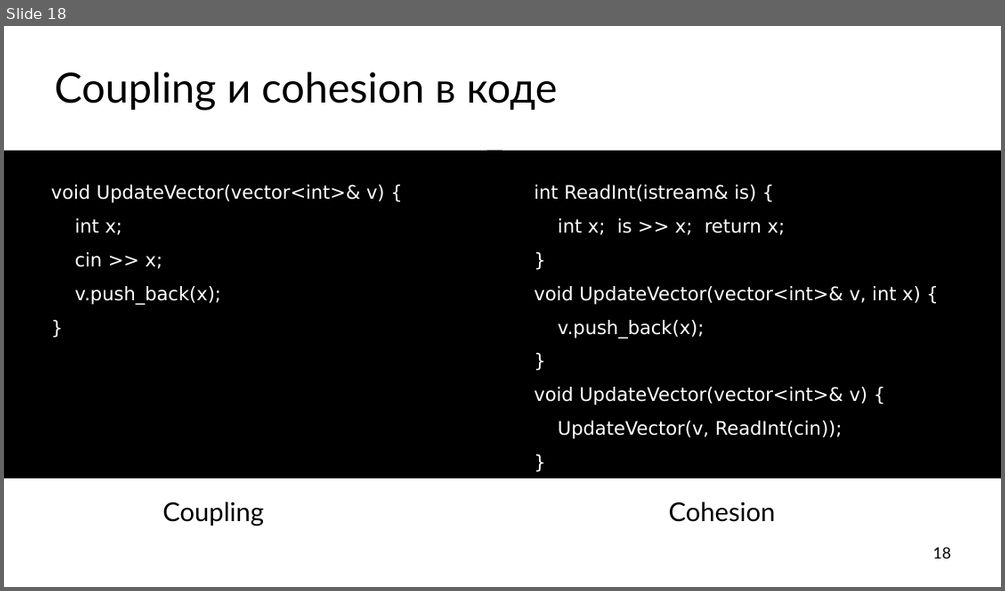
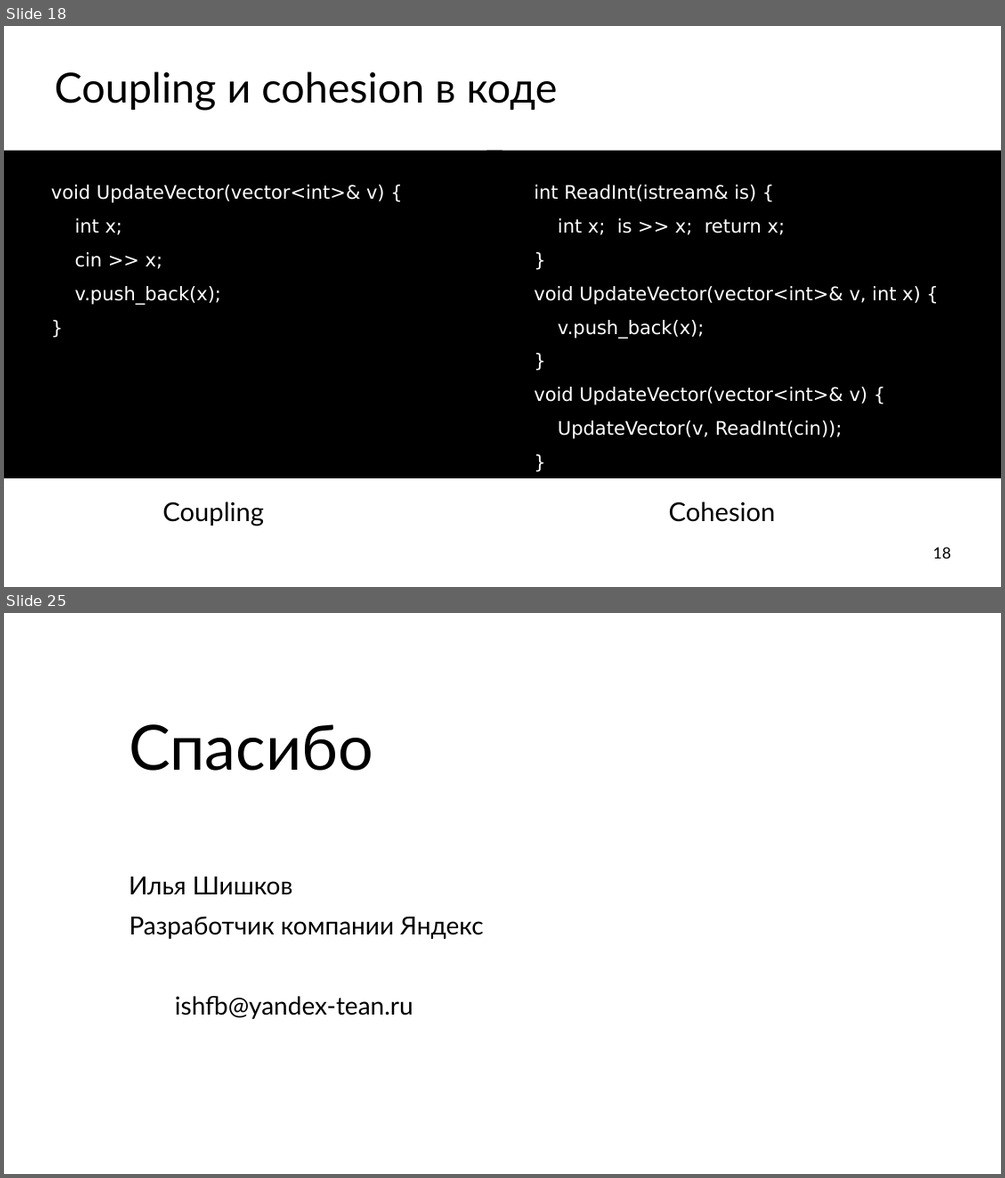
Before and after one commit to ishfb/cpprus17, a slide deck: slides.pptx. Shown one above the other, each under a label of ours: slide 18 before the commit, slides 18 and 25 after it; the slides between them are not shown. The pictures are 1005x591 and 1005x1178 pixels, drawn with LibreOffice and Linux fonts; fonts in the diff are those of the drawing; background and template pictures are left out. Boxes give left, top, right and bottom in pixels: in the first picture for what was removed or moved away, otherwise in the second. Text is boxed around its words. In the diff, an @@ line names an element or a change of style, - is before the commit and + after.

```diff
--- a/slides.pptx
+++ b/slides.pptx
@@ slide 25 added at box(4, 613, 1001, 1174), background #FFFFFF @@
@@ text added at box(129, 724, 373, 771), 120 pt, text #000000 @@
+Спасибо
@@ text added at box(129, 876, 293, 895), 48 pt, text #000000 @@
+Илья Шишков
@@ text added at box(129, 916, 483, 939), 48 pt, text #000000 @@
+Разработчик компании Яндекс
@@ text added at box(175, 996, 413, 1019), 48 pt, text #000000 @@
+ishfb@yandex-tean.ru
```
Also in this commit, not shown: 1 slide changed, 6 other slides added, 1 slide removed, 1 other file.
